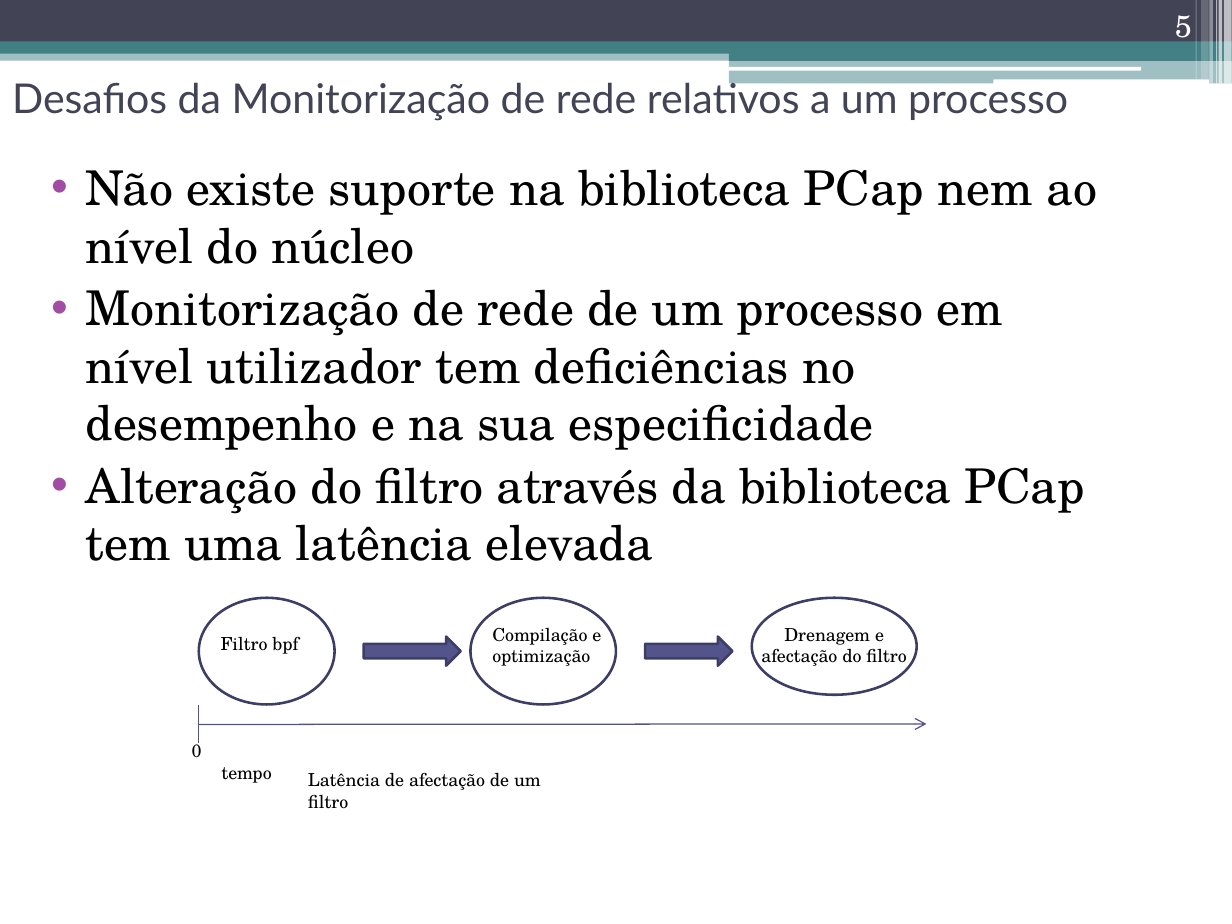
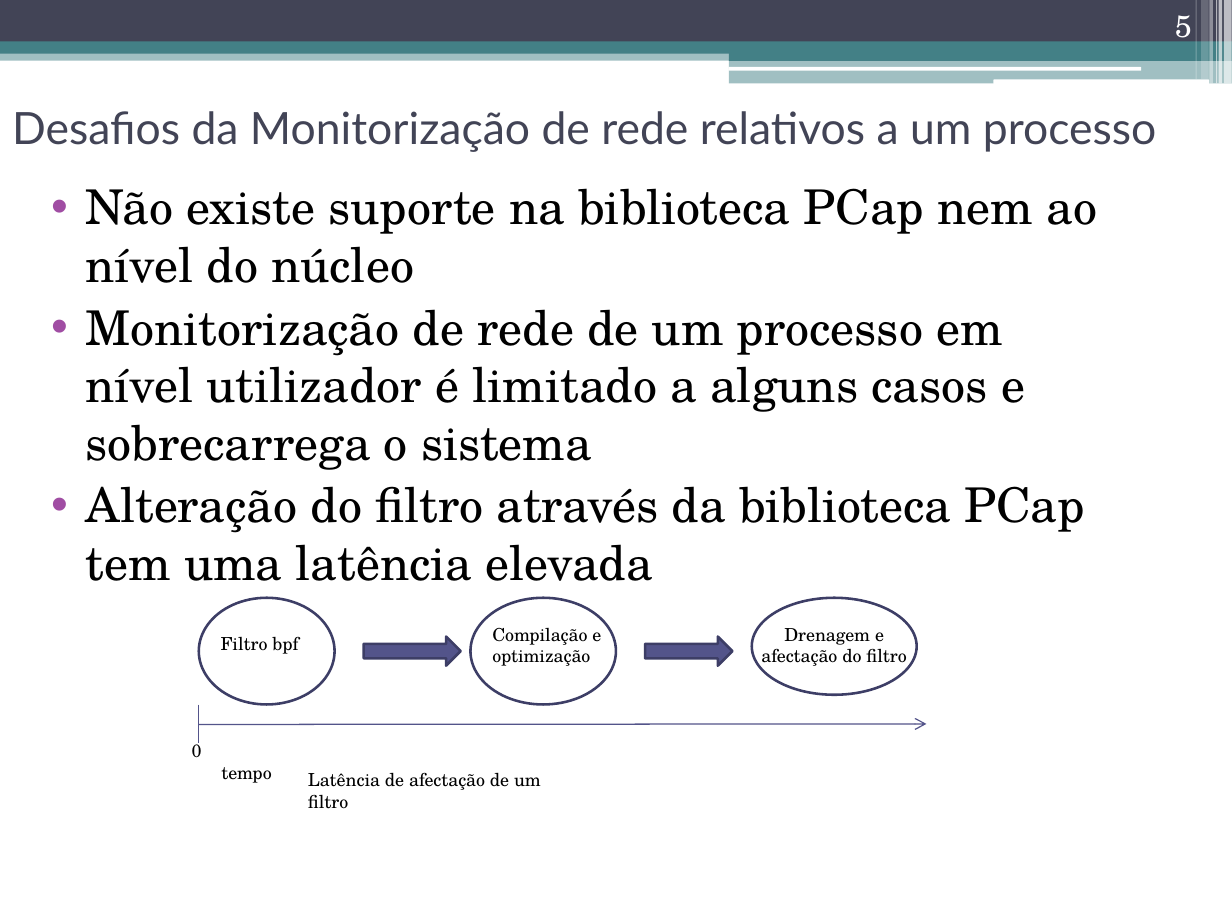
Before and after one commit to nunogmartins/cap_dissertation, a slide deck: slide 5 of doc/apresentacao_dissertacao.pptx. Drawn at 1232x924 pixels with LibreOffice and Linux fonts; fonts in the diff are those of the drawing. Boxes give left, top, right and bottom in pixels: in the first picture for what was removed or moved away, otherwise in the second. Text is boxed around its words. In the diff, an @@ line names an element or a change of style, - is before the commit and + after.

```diff
--- a/doc/apresentacao_dissertacao.pptx
+++ b/doc/apresentacao_dissertacao.pptx
@@ title "Desafios da Monitorização de rede ...": place and size @@
-title "Desafios da Monitorização de rede ..." at bbox=[12, 77, 1068, 121]
+title "Desafios da Monitorização de rede ..." at bbox=[12, 111, 1157, 152]
@@ title "Desafios da Monitorização de rede ..." at bbox=[12, 111, 1157, 152]: size 24 to 26 pt @@
@@ text "Não existe suporte na biblioteca ...": place and size @@
-text "Não existe suporte na biblioteca ..." at bbox=[86, 169, 1097, 561]
+text "Não existe suporte na biblioteca ..." at bbox=[86, 188, 1097, 581]
@@ text at bbox=[86, 309, 1025, 470]: text changed @@
-• Monitorização de rede de um processo em nível utilizador tem deficiências no desempenho e na sua especificidade
+• Monitorização de rede de um processo em nível utilizador é limitado a alguns casos e sobrecarrega o sistema
```
Also in this commit, not shown: 11 other slides changed.
